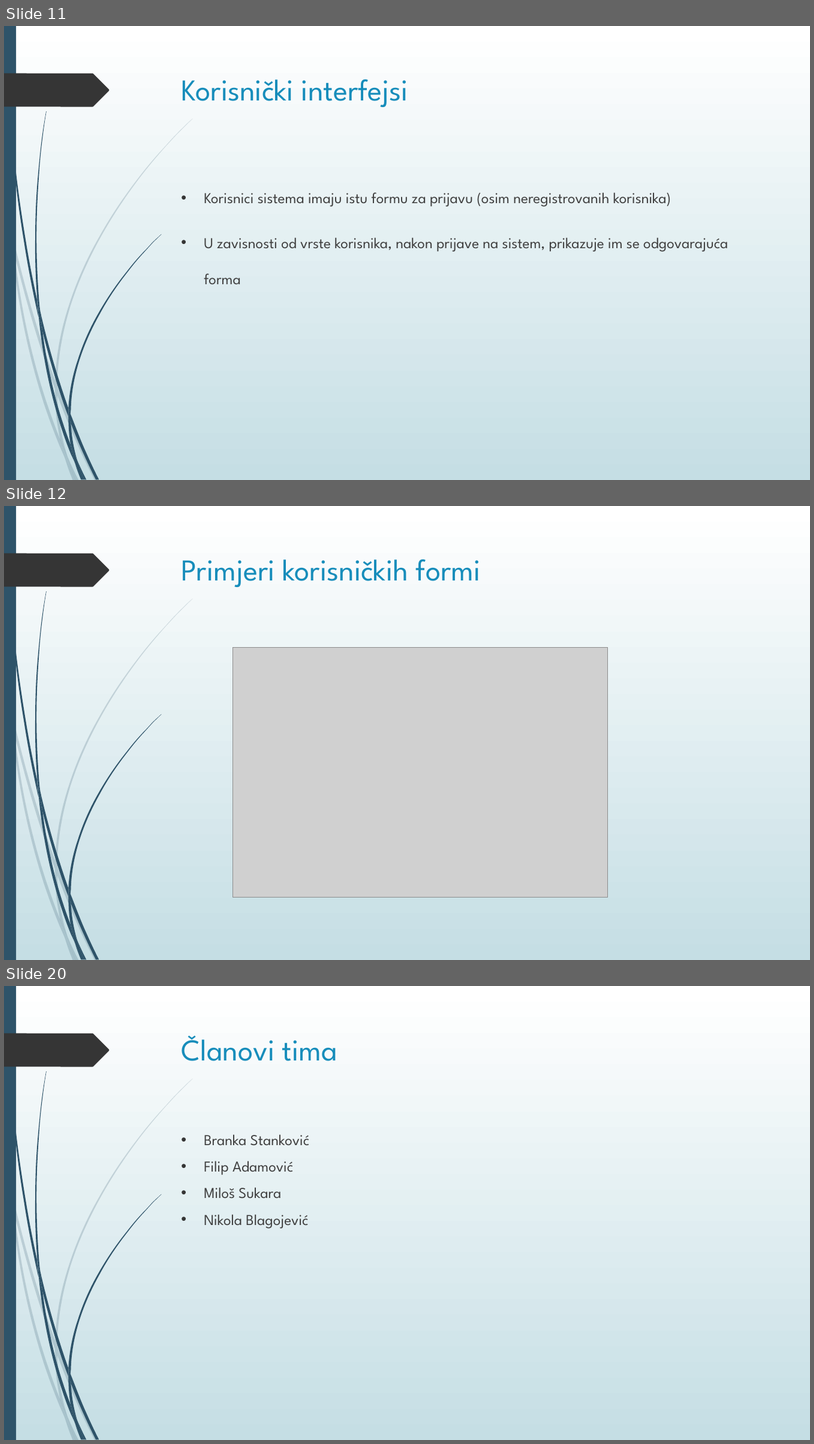
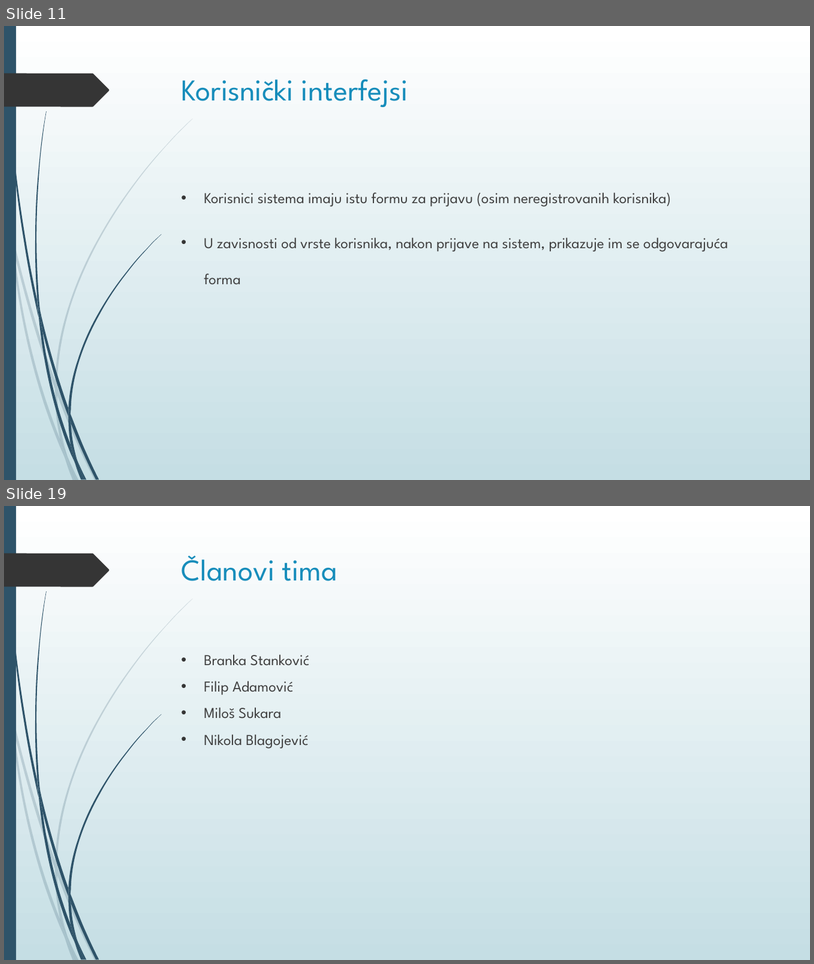
Before and after one commit to BNikola/ticketeer_old, a slide deck: Ticketeer.pptx. Shown one above the other, each under a label of ours: slides 11, 12 and 20 before the commit, slides 11 and 19 after it; the slides between them are not shown. The pictures are 814x1444 and 814x964 pixels, drawn with LibreOffice and Linux fonts; fonts in the diff are those of the drawing; grey boxes stand for pictures. Boxes give left, top, right and bottom in pixels: in the first picture for what was removed or moved away, otherwise in the second. Text is boxed around its words. In the diff, an @@ line names an element or a change of style, - is before the commit and + after.

```diff
--- a/Ticketeer.pptx
+++ b/Ticketeer.pptx
@@ slide 12 removed at (4, 506, 810, 960), background gradient #FFFFFF to #C5DEE5; not listed: 24 template elements that a slide beside it also shows @@
@@ title removed at (182, 559, 481, 587) @@
-Primjeri korisničkih formi
@@ picture removed at (233, 647, 608, 897) @@
@@ what was slide 20 is now slide 19 @@
```
Also in this commit, not shown: 6 slides changed, 3 slides added, 3 other slides removed, 22 other files.
